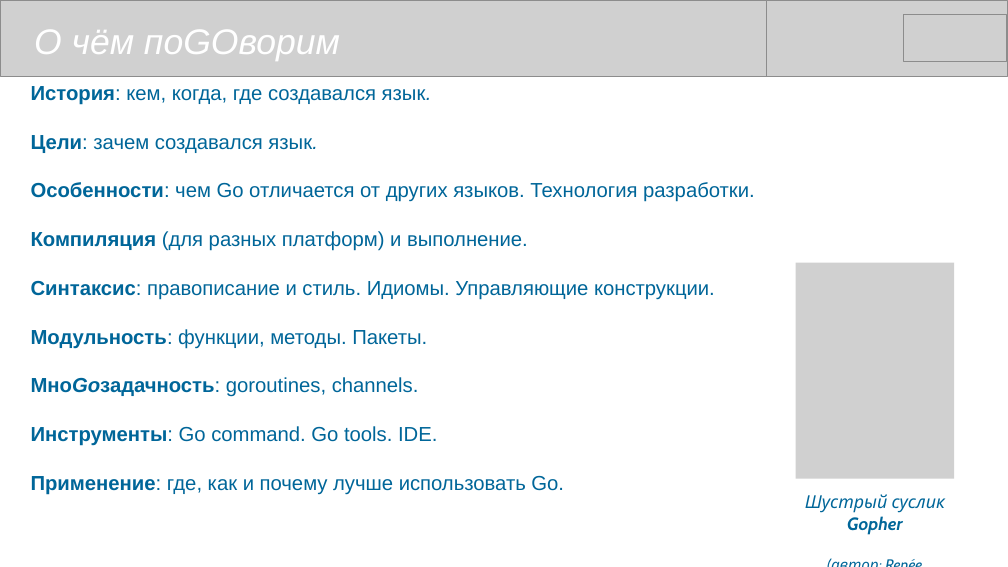
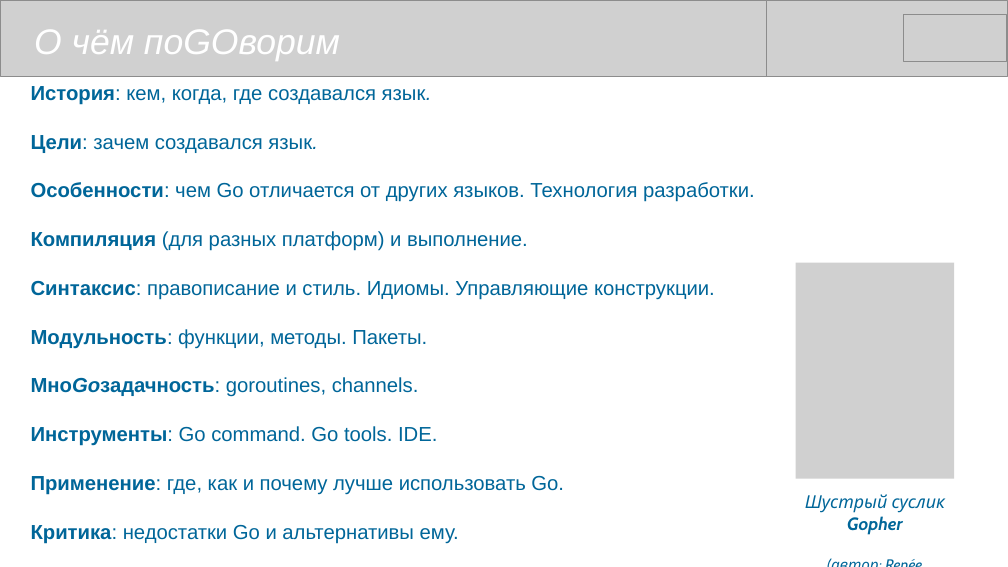
Before and after one commit to mike-shock/Go_language, a slide deck: slide 2 of Go_Review.odp. Drawn at 1008x567 pixels with LibreOffice and Linux fonts; fonts in the diff are those of the drawing; grey boxes stand for pictures. Boxes give left, top, right and bottom in pixels: in the first picture for what was removed or moved away, otherwise in the second. Text is boxed around its words. In the diff, an @@ line names an element or a change of style, - is before the commit and + after.

```diff
--- a/Go_Review.odp
+++ b/Go_Review.odp
@@ text at [31,525,459,544]: paragraph added @@
+Критика: недостатки Go и альтернативы ему.
```
Also in this commit, not shown: 7 other slides changed, 1 slide added, 2 other files.
